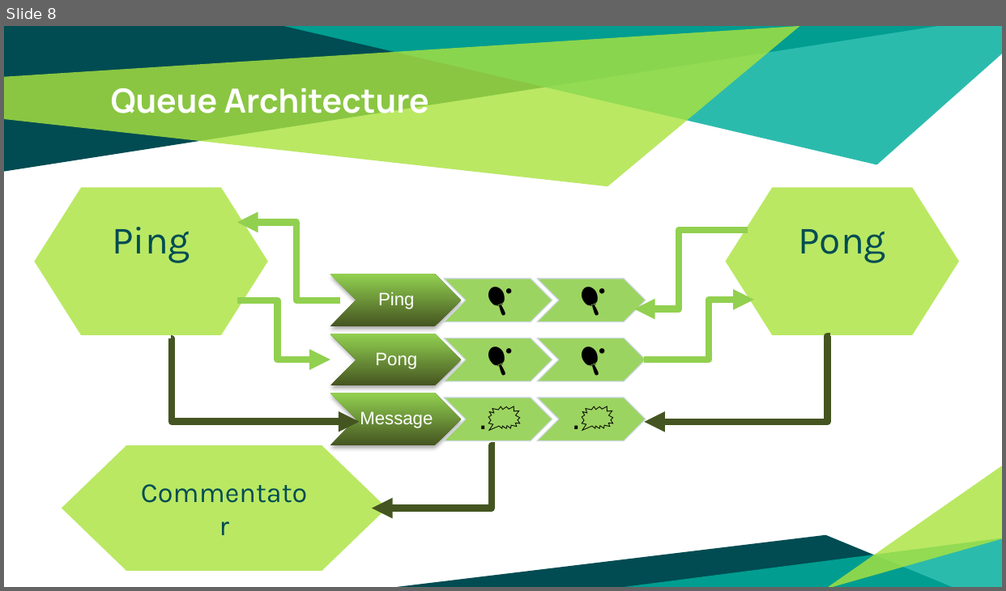
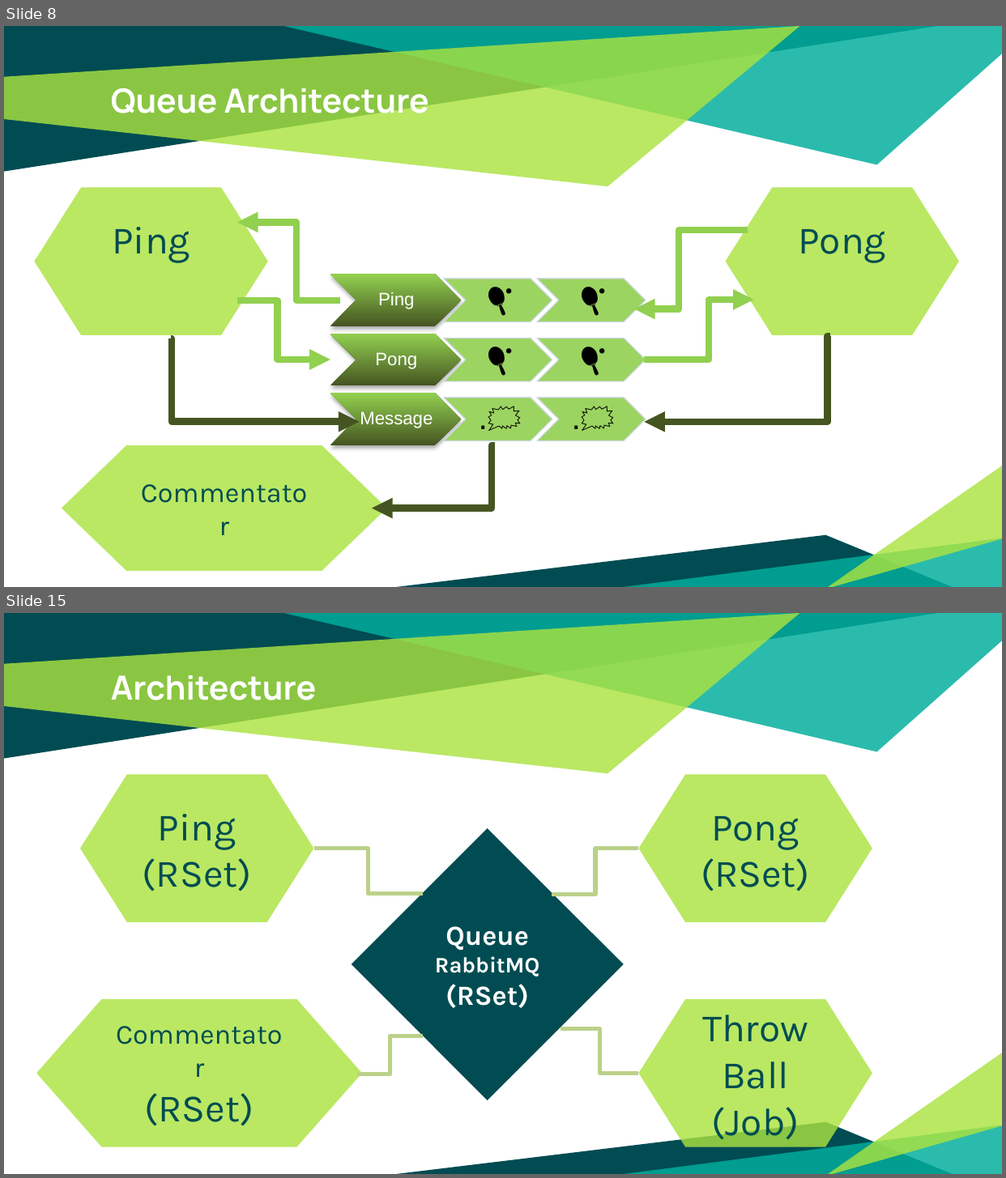
Before and after one commit to patrocinio/chaos-monkey-playing-ping-pong, a slide deck: Presentation/Bootcamp.pptx. Shown one above the other, each under a label of ours: slide 8 before the commit, slides 8 and 15 after it; the slides between them are not shown. The pictures are 1006x591 and 1006x1178 pixels, drawn with LibreOffice and Linux fonts; fonts in the diff are those of the drawing. Boxes give left, top, right and bottom in pixels: in the first picture for what was removed or moved away, otherwise in the second. Text is boxed around its words. In the diff, an @@ line names an element or a change of style, - is before the commit and + after.

```diff
--- a/Presentation/Bootcamp.pptx
+++ b/Presentation/Bootcamp.pptx
@@ slide 15 added at [4, 613, 1002, 1174], background #FFFFFF; not listed: 6 template elements that a slide beside it also shows @@
@@ title added at [111, 675, 317, 700], 24 pt, text #FFFFFF, bold @@
+Architecture
@@ flow chart preparation added at [80, 775, 313, 922], fill #ABE33F at 81% opacity, 28 pt, text #004C52 @@
+Ping
+(RSet)
@@ flow chart preparation added at [639, 775, 872, 922], fill #ABE33F at 81% opacity, 28 pt, text #004C52 @@
+Pong
+(RSet)
@@ diamond added at [351, 828, 624, 1101], fill #004C52, 20 pt, text #FFFFFF, bold @@
+Queue
+RabbitMQ
+(RSet)
@@ elbow line added from (313, 849) to (423, 894), #BBD189 3 pt @@
@@ elbow line added from (552, 894) to (639, 849), #BBD189 3 pt @@
@@ flow chart preparation added at [37, 999, 362, 1147], fill #ABE33F at 81% opacity, 20 pt, text #004C52 @@
+Commentator
+(RSet)
@@ flow chart preparation added at [639, 999, 872, 1147], fill #ABE33F at 81% opacity, 28 pt, text #004C52 @@
+Throw Ball
+(Job)
@@ elbow line added from (357, 1074) to (423, 1036), #BBD189 3 pt @@
@@ elbow line added from (560, 1029) to (639, 1073), #BBD189 3 pt @@
```
Also in this commit, not shown: 2 slides changed, 27 other slides added.
